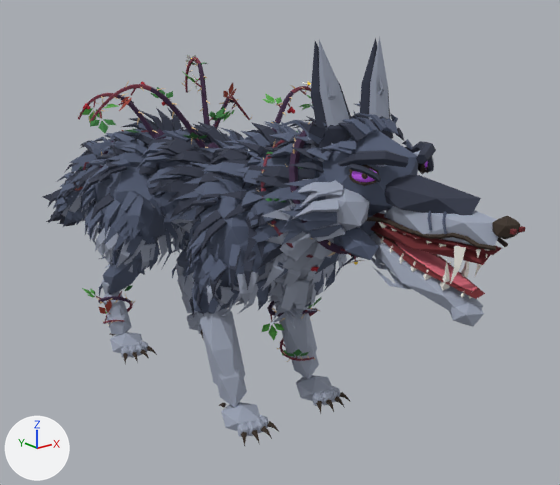
One commit to the glTF model exports/Gardien_Foret_Loup/Gardien_Foret_Loup.glb: the scene before it, then after it.
One viewpoint serves both versions: a camera (50 mm lens) standing at (-15.3, -22.9, 14.0) and looking at (2.3, -0.9, 5.2). The lights are fixed; the arrows at lower left show +X, +Y and +Z. The picture after the commit comes second. Vertices at exactly the same position are counted once.

Objects in the first picture: 'Corps', 'Machoire', 'Patte_ArD', 'Patte_ArG', 'Patte_AvD', 'Patte_AvG', 'Queue', 'Ronces', 'Tete' and 1 more.
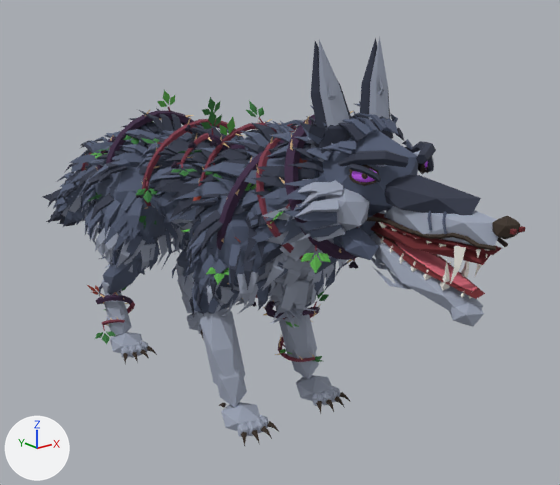
Where the change shows, as pixel boxes [x1, y1, x2, y2] in the pictures (560 x 485 px; the box of a moved part takes in the faces that stretch with it):
'Ronces', reshaped: before [78, 55, 364, 271]; after [87, 90, 361, 307]
'Patte_ArD', reshaped: before [77, 140, 183, 364]; after [77, 141, 183, 364]
'Patte_AvG', reshaped: before [262, 254, 352, 414]; after [263, 259, 350, 414]
part 1 of me_patte_ard, moved or reshaped: before [99, 307, 106, 314]; after [102, 333, 110, 344]
part 2 of me_patte_ard, deleted: before [105, 300, 116, 325]
part 3 of me_patte_ard, moved or reshaped: before [88, 285, 135, 324]; after [87, 285, 135, 339]
part 4 of me_patte_ard, surface changed: before [82, 287, 126, 310]; after [92, 285, 128, 338]
part 5 of me_patte_avg, deleted: before [286, 349, 315, 362]
part 6 of me_patte_avg, moved or reshaped: before [262, 297, 322, 361]; after [263, 289, 324, 362]
part 7 of me_patte_avg, surface changed: after [279, 294, 329, 362]
part 8 of me_ronces, moved or reshaped: before [274, 199, 287, 203]; after [245, 183, 252, 191]
part 9 of me_ronces, moved or reshaped: before [265, 198, 274, 201]; after [214, 273, 224, 285]
part 10 of me_ronces, moved or reshaped (not visible before): after [206, 267, 216, 274]
part 11 of me_ronces, deleted: before [78, 55, 364, 271]
part 12 of me_ronces, built on: before [117, 63, 358, 265]; after [87, 90, 358, 307]

The change, as a diff of the scene's bpy script:
```diff
--- a/exports/Gardien_Foret_Loup/Gardien_Foret_Loup.glb.py
+++ b/exports/Gardien_Foret_Loup/Gardien_Foret_Loup.glb.py
@@ me_patte_ard @@
-me_patte_ard.from_pydata(...)  # 1606 vertices, 2460 faces; spans x -3.38..0.35, y 1.22..6.62, z 0.01..8.82
+me_patte_ard.from_pydata(...)  # 1566 vertices, 2396 faces; spans x -3.38..0.35, y 1.22..6.62, z 0.01..8.82
+# me_patte_ard part 1: the loose piece of 5 vertices spanning x -2.67..-2.38, y 4.7..4.77, z 1.68..2.08 is multiplied about its middle by the matrix ((1.136, -0.35, 0.386), (0.213, -0.533, -1.11), (0.476, 1.075, -0.425)), then moved by (-0.08, -0.3, -1.12)
+# me_patte_ard part 2: 6 loose pieces with 41 vertices, spanning x -2.5..-1.77, y 4.2..5.14, z 1.28..2.31, are deleted
+# me_patte_ard part 3: 331 vertices moved from x -2.72..-1.05, y 4.15..6.36, z 0.92..2.82 to x -3.0..-1.02, y 4.09..6.47, z 0.79..3.01; 45 vertices removed from x -2.72..-1.06, y 4.47..6.12, z 1.03..3.02; 46 vertices added at x -2.72..-1.32, y 4.23..6.29, z 0.79..2.83
+# me_patte_ard part 4: 54 kept faces spanning x -3.0..-1.17, y 4.25..6.47, z 0.79..3.01 get new texture (UV) coordinates
 me_patte_ard.materials.append(mat_gardien_foret_loup_palette)
@@ me_patte_avg @@
-me_patte_avg.from_pydata(...)  # 1649 vertices, 2526 faces; spans x -0.28..3.17, y -5.26..-1.0, z 0.01..8.76
+me_patte_avg.from_pydata(...)  # 1579 vertices, 2414 faces; spans x -0.28..3.17, y -5.26..-0.94, z 0.01..8.76
+# me_patte_avg part 5: 9 loose pieces with 71 vertices, spanning x 0.42..1.63, y -4.03..-2.97, z 1.43..2.41, are deleted
+# me_patte_avg part 6: 433 vertices moved from x 0.29..2.63, y -3.95..-1.32, z 1.59..4.39 to x 0.67..2.58, y -3.99..-0.94, z 1.51..4.46; 49 vertices removed from x 0.95..2.57, y -3.75..-1.16, z 1.54..3.85; 50 vertices added at x 0.88..2.37, y -3.76..-1.14, z 1.52..3.94
+# me_patte_avg part 7: 72 kept faces spanning x 0.84..2.53, y -3.99..-0.94, z 1.51..4.19 get new texture (UV) coordinates
 me_patte_avg.materials.append(mat_gardien_foret_loup_palette)
@@ me_ronces @@
-me_ronces.from_pydata(...)  # 3977 vertices, 6426 faces; spans x -4.5..4.01, y -8.1..4.79, z 5.96..12.08
+me_ronces.from_pydata(...)  # 6130 vertices, 9676 faces; spans x -3.03..2.79, y -7.77..6.63, z 4.2..11.61
+# me_ronces part 8: the loose piece of 5 vertices spanning x -1.84..-1.5, y -6.16..-5.54, z 8.48..8.53 is multiplied about its middle by the matrix ((-0.684, 0.418, 0.015), (-0.137, -0.25, 0.75), (0.396, 0.637, 0.284)), then moved by (0.07, 1.67, 0.06)
+# me_ronces part 9: the loose piece of 5 vertices spanning x -2.1..-1.74, y -5.84..-5.5, z 8.49..8.56 is multiplied about its middle by the matrix ((1.041, -0.062, -0.689), (-0.206, 1.161, -0.416), (0.66, 0.46, 0.957)), then moved by (-0.67, 1.7, -2.69)
+# me_ronces part 10: the loose piece of 5 vertices spanning x 0.78..1.13, y -4.98..-4.64, z 6.85..6.93 is multiplied about its middle by the matrix ((0.596, -0.596, -0.539), (0.383, 0.8, -0.461), (0.706, 0.069, 0.705)), then moved by (-3.6, 1.1, -0.93)
+# me_ronces part 11: 344 loose pieces with 3294 vertices, spanning x -4.5..4.01, y -8.1..4.79, z 5.96..12.08, are deleted
+# me_ronces part 12: 476 vertices removed from x -1.88..2.21, y -7.31..3.67, z 6.39..11.83; 5923 vertices added at x -3.03..2.79, y -7.77..6.63, z 4.2..11.61
+# other edits to the shape of me_ronces do not show in these pictures
 me_ronces.materials.append(mat_gardien_foret_loup_palette)
```
